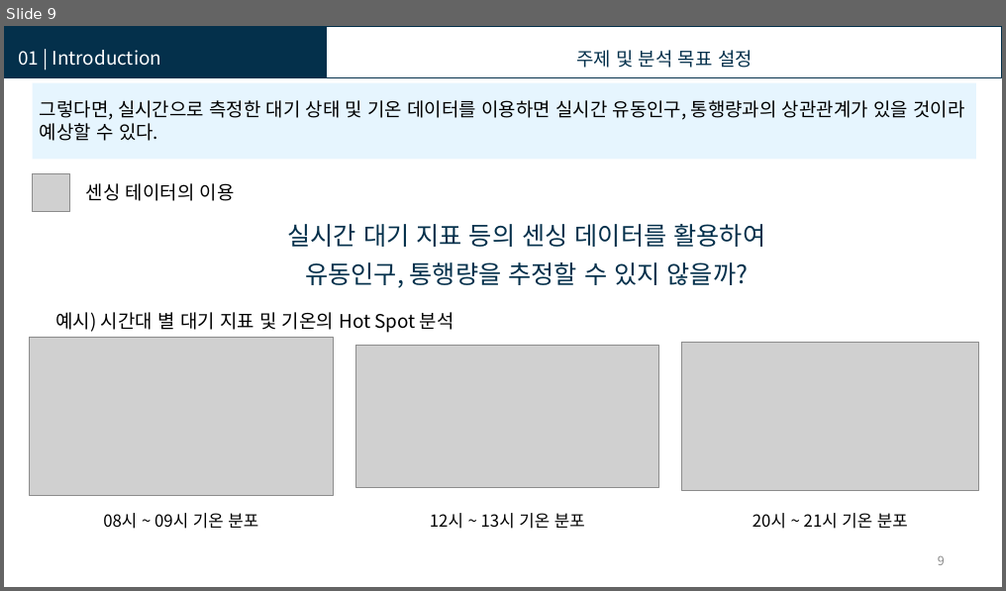
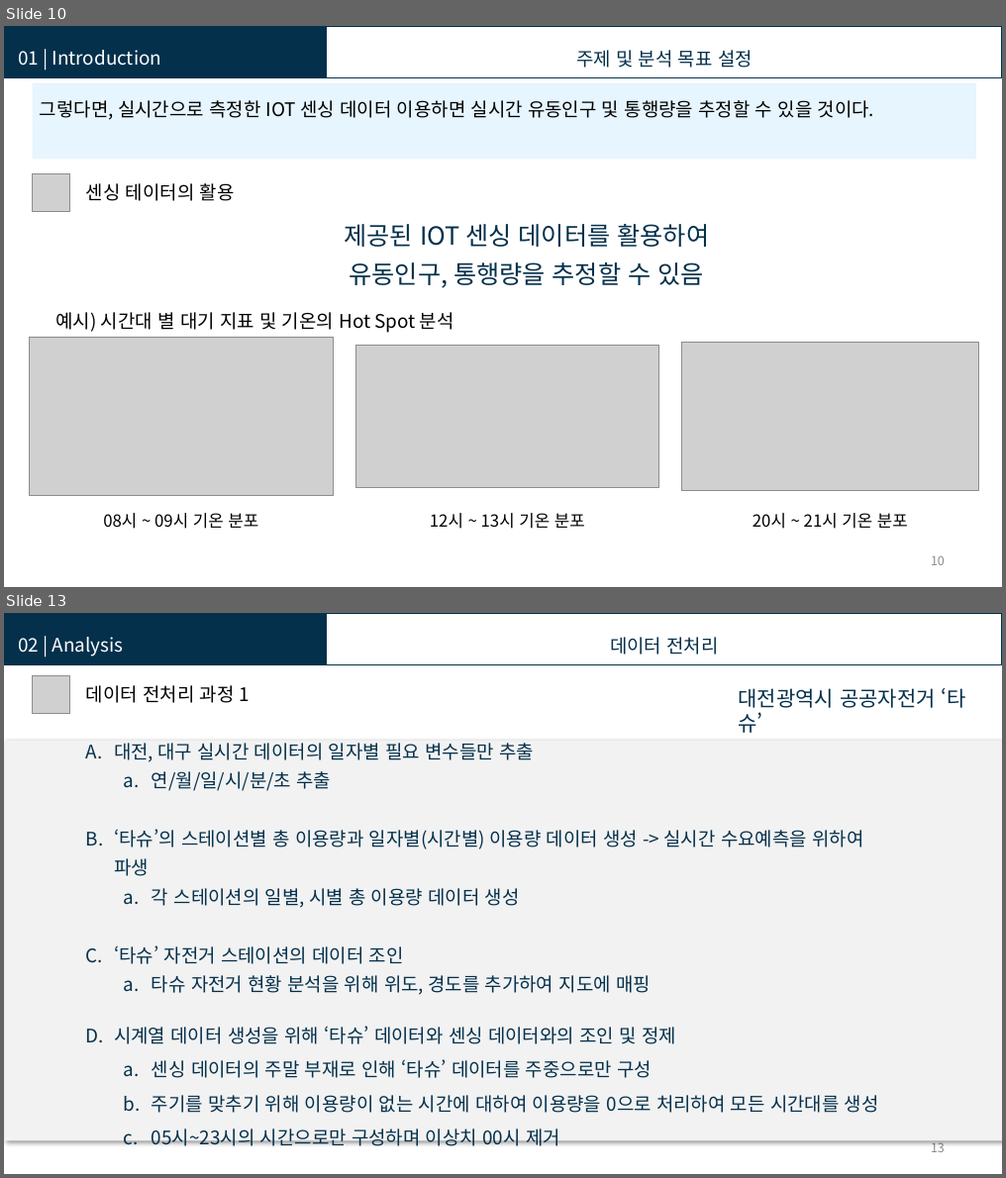
Before and after one commit to KISTI-hackathon-2017/Kangwon-Univ.-Team1, a slide deck: Presentation/U-Bike 타슈.pptx. Shown one above the other, each under a label of ours: slide 9 before the commit, slides 10 and 13 after it; the slides between them are not shown. The pictures are 1006x591 and 1006x1178 pixels, drawn with LibreOffice and Linux fonts; fonts in the diff are those of the drawing; grey boxes stand for pictures. Boxes give left, top, right and bottom in pixels: in the first picture for what was removed or moved away, otherwise in the second. Text is boxed around its words. In the diff, an @@ line names an element or a change of style, - is before the commit and + after.

```diff
--- a/Presentation/U-Bike 타슈.pptx
+++ b/Presentation/U-Bike 타슈.pptx
@@ slide 13 added at box(4, 613, 1002, 1174), background #FFFFFF @@
@@ rectangle added at box(4, 613, 326, 664), fill #04304B, outline #04304B 2 pt @@
@@ text added at box(18, 637, 124, 657), 18 pt, text #FFFFFF @@
+02 | Analysis
@@ rectangle added at box(326, 613, 1002, 664), outline #04304B 1 pt @@
@@ text added at box(610, 637, 719, 655), 18 pt, text #04304B @@
+  데이터 전처리
@@ picture added at box(33, 676, 70, 714) @@
@@ text added at box(86, 685, 250, 703), 18 pt, text #000000 @@
+데이터 전처리 과정 1
@@ text added at box(739, 688, 966, 733), 20 pt, text #04304B @@
+대전광역시 공공자전거 ‘타슈’
@@ rectangle added at box(5, 741, 1002, 1141), fill #F2F2F2 @@
@@ text added at box(114, 743, 879, 1147), 18 pt, text #04304B @@
+A. 대전, 대구 실시간 데이터의 일자별 필요 변수들만 추출
+  a. 연/월/일/시/분/초 추출
+B. ‘타슈’의 스테이션별 총 이용량과 일자별(시간별) 이용량 데이터 생성 -> 실시간 수요예측을 위하여 파생
+  a. 각 스테이션의 일별, 시별 총 이용량 데이터 생성
+C. ‘타슈’ 자전거 스테이션의 데이터 조인
+  a. 타슈 자전거 현황 분석을 위해 위도, 경도를 추가하여 지도에 매핑
+D. 시계열 데이터 생성을 위해 ‘타슈’ 데이터와 센싱 데이터와의 조인 및 정제
+  a. 센싱 데이터의 주말 부재로 인해 ‘타슈’ 데이터를 주중으로만 구성
+  b. 주기를 맞추기 위해 이용량이 없는 시간에 대하여 이용량을 0으로 처리하여 모든 시간대를 생성
+  c. 05시~23시의 시간으로만 구성하며 이상치 00시 제거
@@ page number added at box(931, 1141, 944, 1153), 12 pt, text #8C8C8C @@
+13
@@ what was slide 9 is now slide 10 @@
@@ slide 10 changed as well @@
@@ text at box(40, 100, 874, 120): text changed @@
-그렇다면, 실시간으로 측정한 대기 상태 및 기온 데이터를 이용하면 실시간 유동인구, 통행량과의 상관관계가 있을 것이라 예상할 수 있다.
+그렇다면, 실시간으로 측정한 IOT 센싱 데이터 이용하면 실시간 유동인구 및 통행량을 추정할 수 있을 것이다.
@@ text at box(86, 183, 235, 201): text changed @@
-센싱 테이터의 이용
+센싱 테이터의 활용
@@ text at box(344, 224, 709, 288): text changed @@
-실시간 대기 지표 등의 센싱 데이터를 활용하여
-유동인구, 통행량을 추정할 수 있지 않을까?
+제공된 IOT 센싱 데이터를 활용하여
+유동인구, 통행량을 추정할 수 있음
@@ page number at box(931, 557, 944, 566): text changed @@
-9
+10
```
Also in this commit, not shown: 6 other slides changed, 12 other slides added, 2 slides removed.
